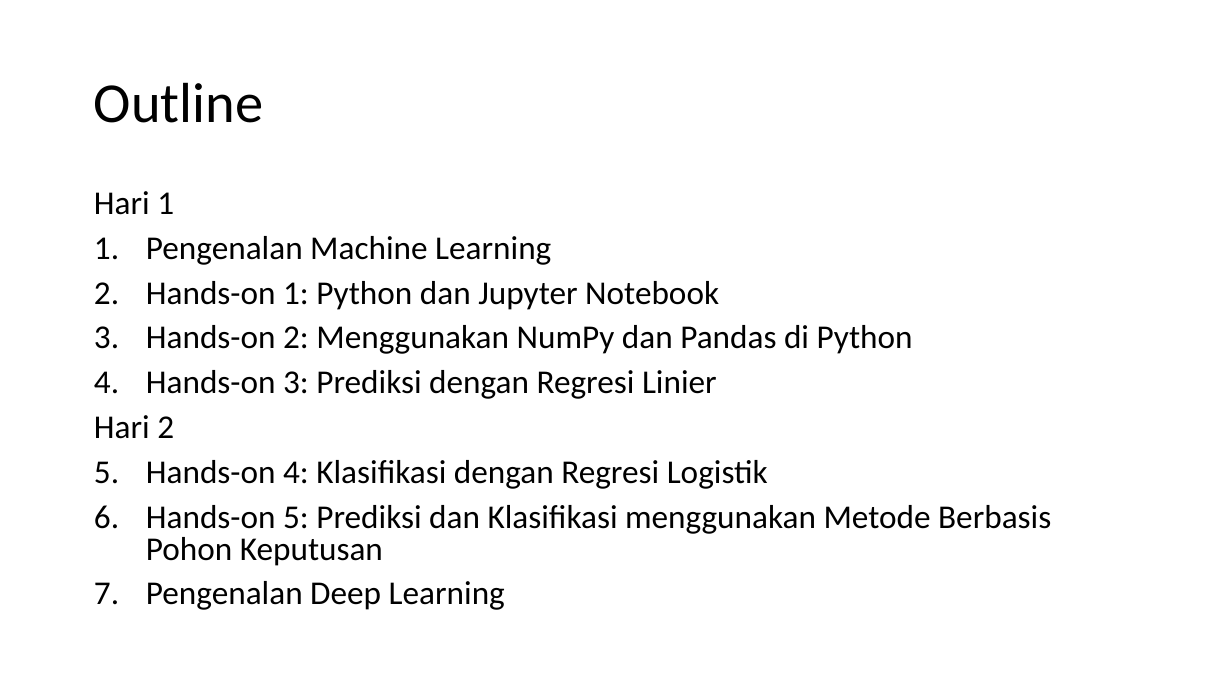
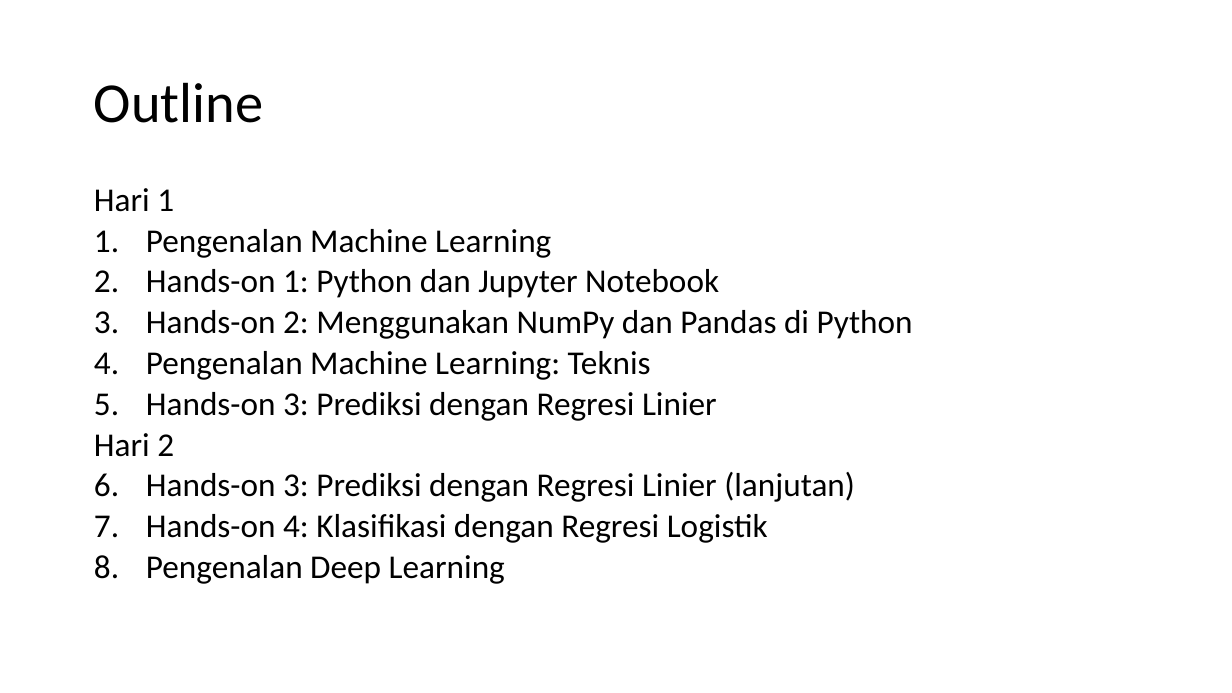
Before and after one commit to MRizkyWi/mlup18, a slide deck: slide 2 of [MLUP18] 00. Materi.pptx. Drawn at 1232x693 pixels with LibreOffice and Linux fonts; fonts in the diff are those of the drawing. Boxes give left, top, right and bottom in pixels: in the first picture for what was removed or moved away, otherwise in the second. Text is boxed around its words. In the diff, an @@ line names an element or a change of style, - is before the commit and + after.

```diff
--- a/[MLUP18] 00. Materi.pptx
+++ b/[MLUP18] 00. Materi.pptx
@@ text at (94, 188, 913, 584): line spacing 0.8 to 0.7 @@
@@ text at (146, 351, 651, 380): paragraph added @@
+4. Pengenalan Machine Learning: Teknis
@@ text at (146, 472, 855, 502): paragraph added @@
+1. Hands-on 3: Prediksi dengan Regresi Linier (lanjutan)
@@ text at (146, 505, 1051, 566): paragraph removed @@
-2. Hands-on 5: Prediksi dan Klasifikasi menggunakan Metode Berbasis Pohon Keputusan
```
Also in this commit, not shown: 6 other files.
